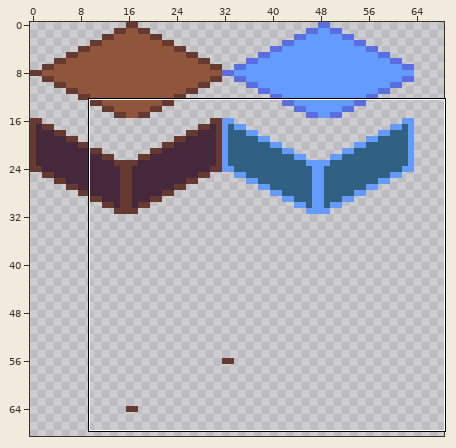
File history of a pixel-art file, agb/examples/gfx/isometric_tiles.aseprite. The first picture is a wide view before the edit; the outline marks the close-up.
Close-up. Before the edit:
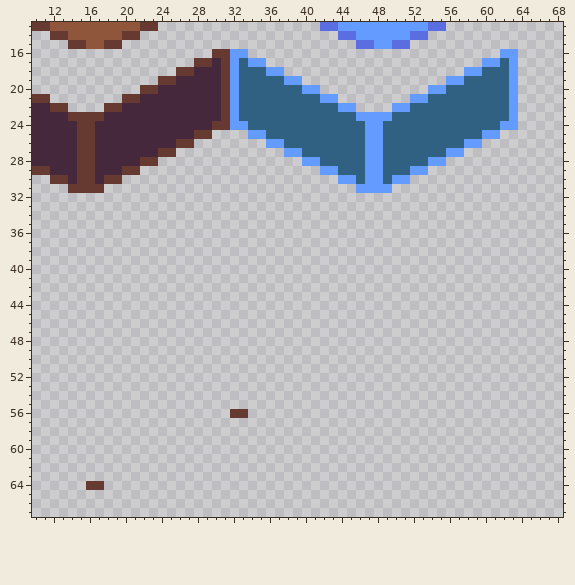
128x128 pixels, 1 frame. Shown: x 10..68, y 13..67. The wide view leaves out empty margins.
Once edited:
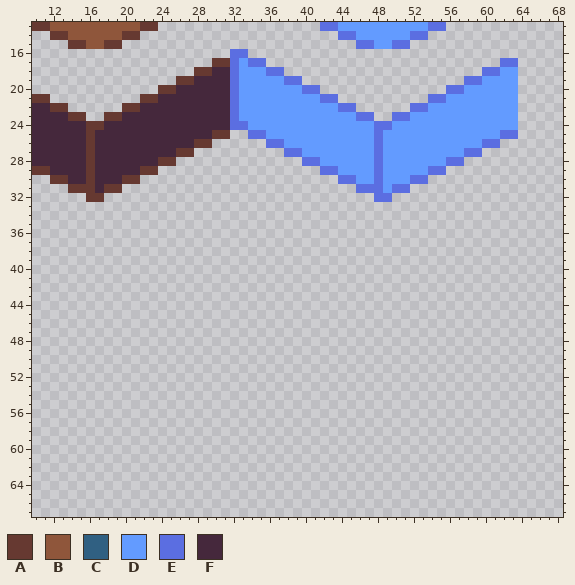
Palette (. is transparent): A #663931  B #8f563b  C #306082  D #639bff  E #5b6ee1  F #45283c
Diff:
{"y":16,"x":30,"old":"AADD","new":"..EE"}
{"y":16,"x":62,"old":"DD","new":".."}
{"y":17,"x":28,"old":"AAF","new":"..A"}
{"y":17,"x":32,"old":"DCDD","new":"EDEE"}
{"y":17,"x":60,"old":"DDCD","new":"..EE"}
{"y":18,"x":26,"old":"AAFF","new":"..AA"}
{"y":18,"x":31,"old":"ADCCCDD","new":"FEDDDEE"}
{"y":18,"x":58,"old":"DDCCC","new":"..EED"}
{"y":19,"x":24,"old":"AAFF","new":"..AA"}
{"y":19,"x":31,"old":"ADCCCCCDD","new":"FEDDDDDEE"}
{"y":19,"x":56,"old":"DDCCCCC","new":"..EEDDD"}
{"y":20,"x":22,"old":"AAFF","new":"..AA"}
{"y":20,"x":31,"old":"ADCCCCCCCDD","new":"FEDDDDDDDEE"}
{"y":20,"x":54,"old":"DDCCCCCCC","new":"..EEDDDDD"}
{"y":21,"x":20,"old":"AAFF","new":"..AA"}
{"y":21,"x":31,"old":"ADCCCCCCCCCDD","new":"FEDDDDDDDDDEE"}
{"y":21,"x":52,"old":"DDCCCCCCCCC","new":"..EEDDDDDDD"}
{"y":22,"x":18,"old":"AAFF","new":"..AA"}
{"y":22,"x":31,"old":"ADCCCCCCCCCCCDD","new":"FEDDDDDDDDDDDEE"}
{"y":22,"x":50,"old":"DDCCCCCCCCCCC","new":"..EEDDDDDDDDD"}
{"y":23,"x":16,"old":"AAFF","new":"..AA"}
{"y":23,"x":31,"old":"ADCCCCCCCCCCCCCDDDDCCCCCCCCCCCCC","new":"FEDDDDDDDDDDDDDEE..EEDDDDDDDDDDD"}
{"y":24,"x":15,"old":"A","new":"F"}
{"y":24,"x":17,"old":"F","new":"A"}
{"y":24,"x":30,"old":"AADDCCCCCCCCCCCCC","new":"FFEEDDDDDDDDDDDDD"}
{"y":24,"x":48,"old":"DCCCCCCCCCCCCC","new":"EEDDDDDDDDDDDD"}
{"y":25,"x":15,"old":"A","new":"F"}
{"y":25,"x":28,"old":"AA..","new":"FFAA"}
{"y":25,"x":34,"old":"DDCCCCCCCCCCC","new":"EEDDDDDDDDDDD"}
{"y":25,"x":48,"old":"DCCCCCCCCCCC","new":"EDDDDDDDDDDD"}
{"y":25,"x":62,"old":"..","new":"EE"}
{"y":26,"x":15,"old":"A","new":"F"}
{"y":26,"x":26,"old":"AA..","new":"FFAA"}
{"y":26,"x":36,"old":"DDCCCCCCCCC","new":"EEDDDDDDDDD"}
{"y":26,"x":48,"old":"DCCCCCCCCC","new":"EDDDDDDDDD"}
{"y":26,"x":60,"old":"..","new":"EE"}
{"y":27,"x":15,"old":"A","new":"F"}
{"y":27,"x":24,"old":"AA..","new":"FFAA"}
{"y":27,"x":38,"old":"DDCCCCCCC","new":"EEDDDDDDD"}
{"y":27,"x":48,"old":"DCCCCCCC","new":"EDDDDDDD"}
{"y":27,"x":58,"old":"..","new":"EE"}
{"y":28,"x":15,"old":"A","new":"F"}
{"y":28,"x":22,"old":"AA..","new":"FFAA"}
{"y":28,"x":40,"old":"DDCCCCC","new":"EEDDDDD"}
{"y":28,"x":48,"old":"DCCCCC","new":"EDDDDD"}
{"y":28,"x":56,"old":"..","new":"EE"}
{"y":29,"x":15,"old":"A","new":"F"}
{"y":29,"x":20,"old":"AA..","new":"FFAA"}
{"y":29,"x":42,"old":"DDCCC","new":"EEDDD"}
{"y":29,"x":48,"old":"DCCC","new":"EDDD"}
{"y":29,"x":54,"old":"..","new":"EE"}
{"y":30,"x":15,"old":"A","new":"F"}
{"y":30,"x":18,"old":"AA..","new":"FFAA"}
{"y":30,"x":44,"old":"DDC","new":"EED"}
{"y":30,"x":48,"old":"DC","new":"ED"}
{"y":30,"x":52,"old":"..","new":"EE"}
{"y":31,"x":17,"old":"A..","new":"FAA"}
{"y":31,"x":46,"old":"DDD","new":"EEE"}
{"y":31,"x":50,"old":"..","new":"EE"}
{"y":32,"x":16,"old":"..","new":"AA"}
{"y":32,"x":48,"old":"..","new":"EE"}
{"y":56,"x":32,"old":"AA","new":".."}
{"y":64,"x":16,"old":"AA","new":".."}
{"label":"changed","picture_box":[77,49,518,202]}
{"label":"erased","picture_box":[230,409,248,418]}
{"label":"erased","picture_box":[86,481,104,490]}
